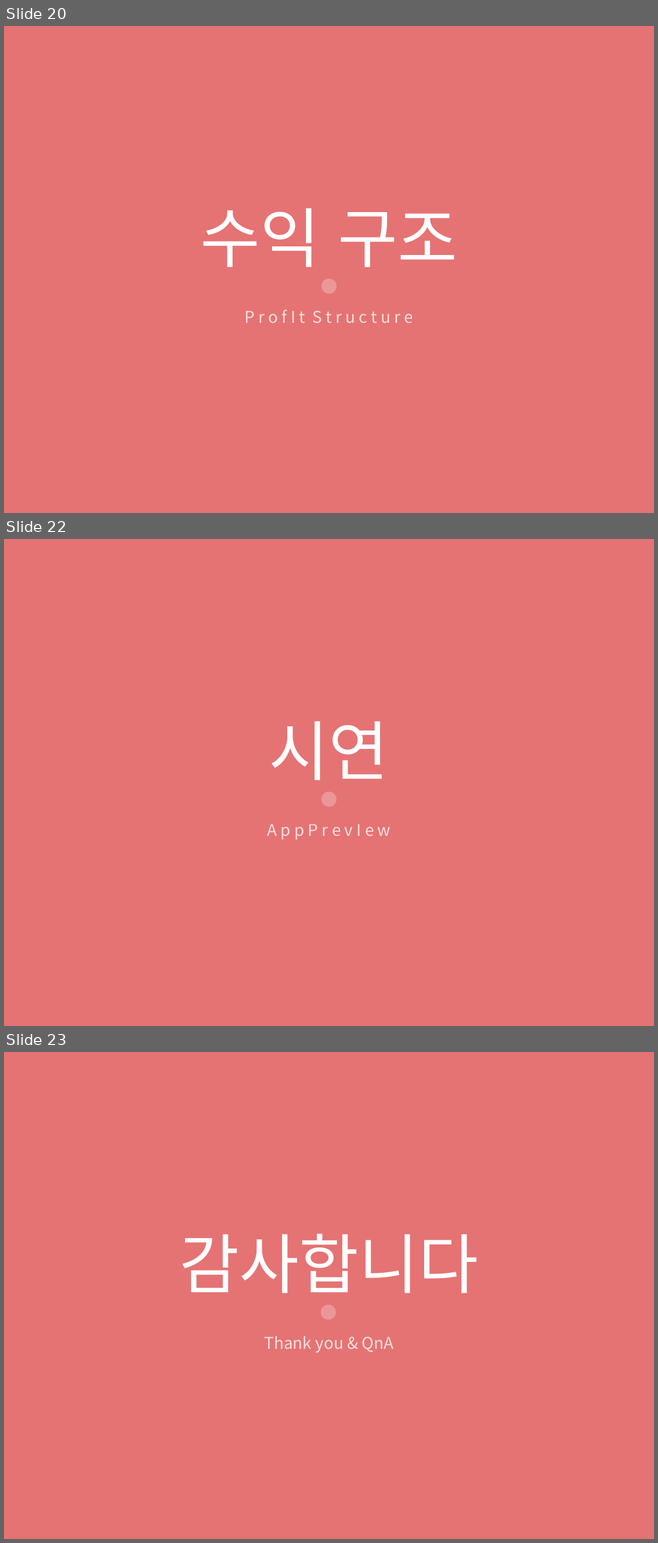
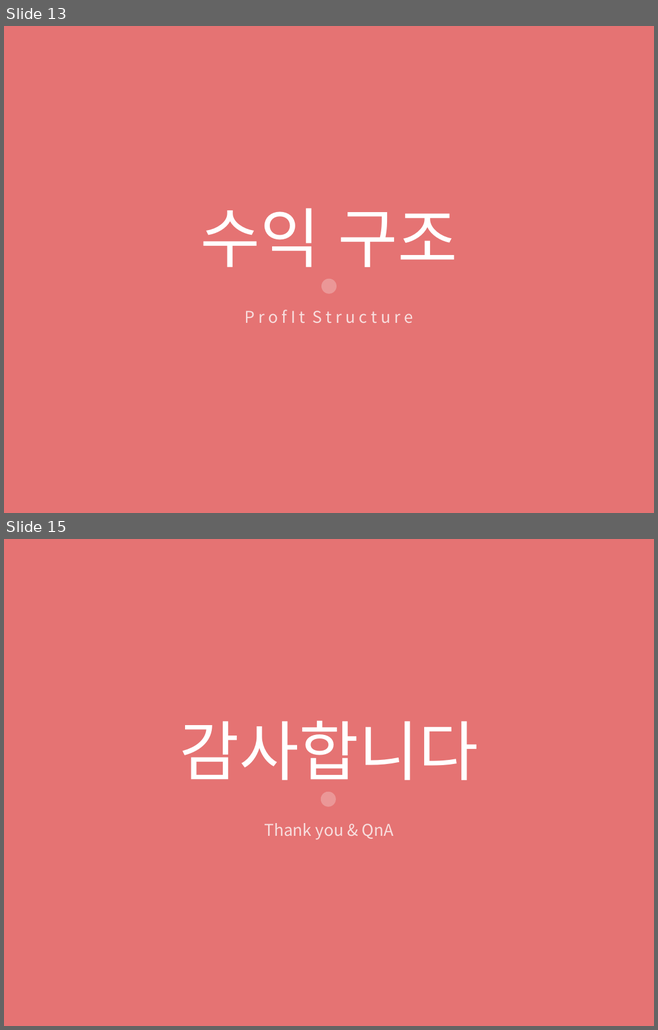
Before and after one commit to tornadoblot/Kangwondo, a slide deck: ppt/효돌이ppt.pptx. Shown one above the other, each under a label of ours: slides 20, 22 and 23 before the commit, slides 13 and 15 after it; the slides between them are not shown. The pictures are 658x1543 and 658x1030 pixels, drawn with LibreOffice and Linux fonts; fonts in the diff are those of the drawing. Boxes give left, top, right and bottom in pixels: in the first picture for what was removed or moved away, otherwise in the second. Text is boxed around its words. In the diff, an @@ line names an element or a change of style, - is before the commit and + after.

```diff
--- a/ppt/효돌이ppt.pptx
+++ b/ppt/효돌이ppt.pptx
@@ slide 22 removed at (4, 539, 654, 1026), background #E57373 @@
@@ text removed at (269, 721, 389, 780) @@
-시연
@@ ellipse removed at (321, 792, 336, 806) @@
@@ text removed at (267, 824, 390, 840) @@
-A p p P r e v I e w
@@ what was slide 20 is now slide 13 @@
@@ what was slide 23 is now slide 15 @@
```
Also in this commit, not shown: 10 slides changed, 7 other slides removed.
